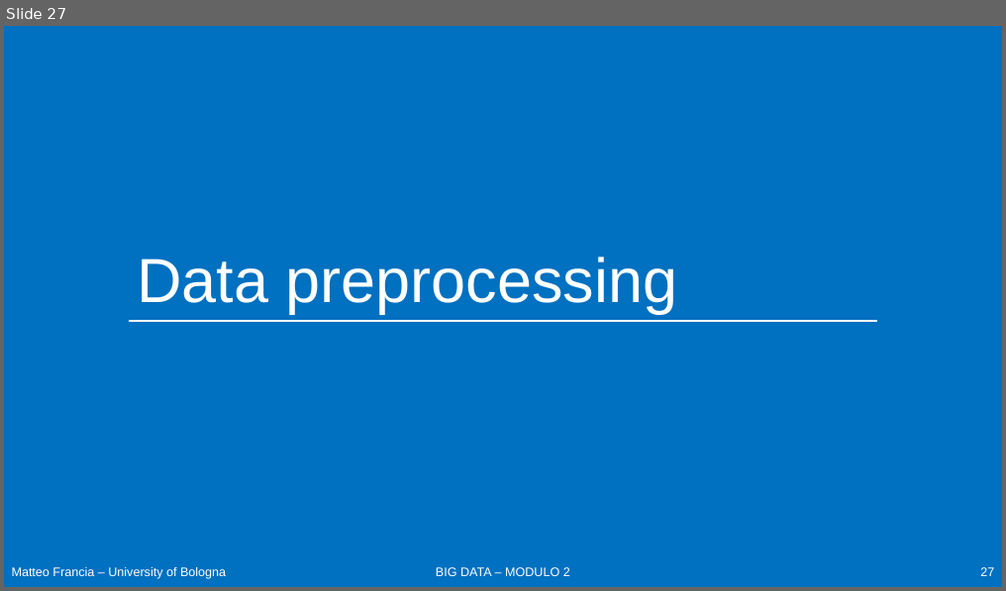
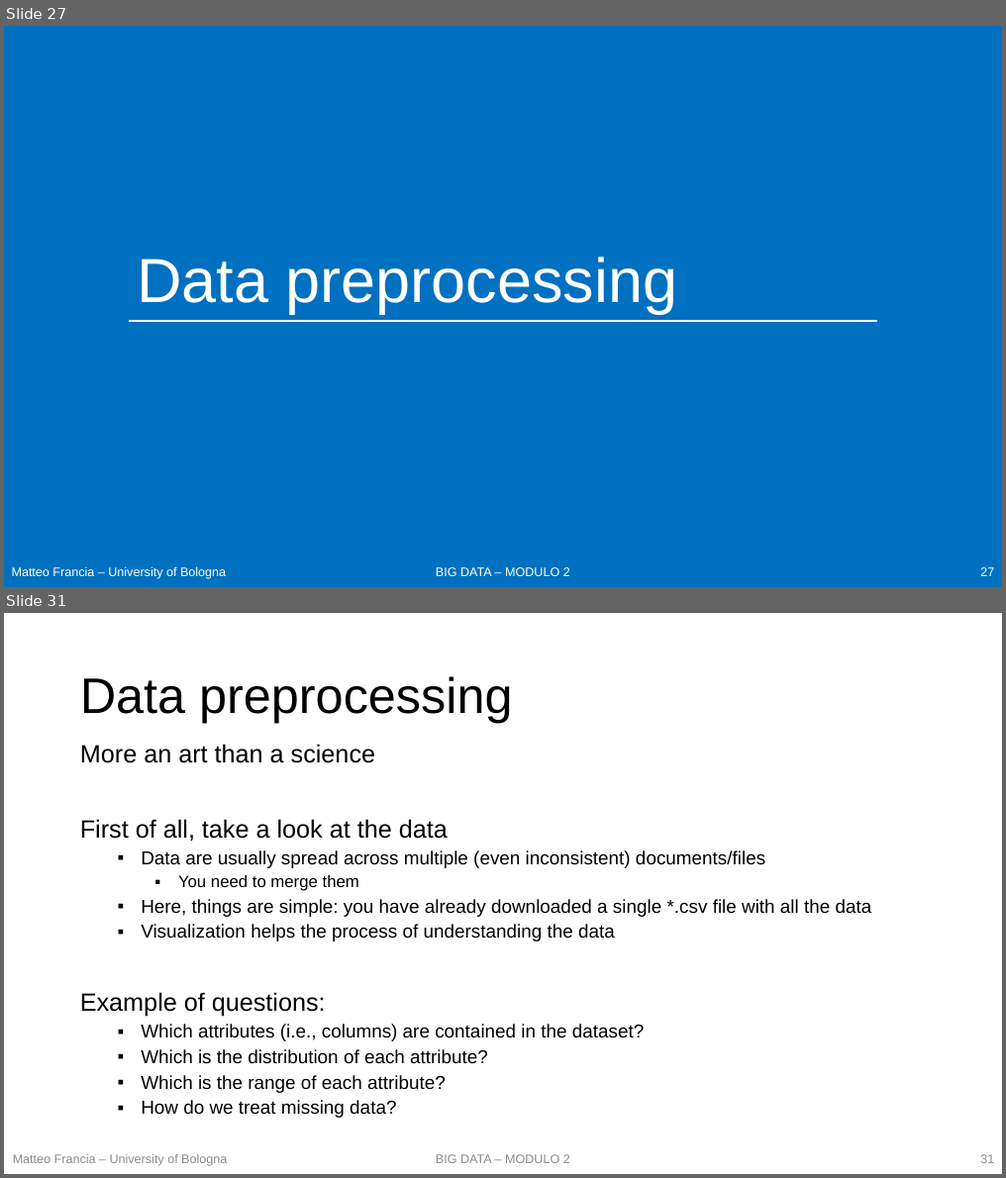
Before and after one commit to w4bo/teaching-handsondatapipelines, a slide deck: 01 - DataPreprocessing/slides.pptx. Shown one above the other, each under a label of ours: slide 27 before the commit, slides 27 and 31 after it; the slides between them are not shown. The pictures are 1006x591 and 1006x1178 pixels, drawn with LibreOffice and Linux fonts; fonts in the diff are those of the drawing. Boxes give left, top, right and bottom in pixels: in the first picture for what was removed or moved away, otherwise in the second. Text is boxed around its words. In the diff, an @@ line names an element or a change of style, - is before the commit and + after.

Commit message:
working on data preprocessing

```diff
--- a/01 - DataPreprocessing/slides.pptx
+++ b/01 - DataPreprocessing/slides.pptx
@@ slide 31 added at (4,613,1002,1174), background #FFFFFF @@
@@ title added at (80,676,512,723), 48 pt, text #000000 @@
+Data preprocessing
@@ text added at (80,744,872,1118), 18 pt, text #000000 @@
+More an art than a science
+First of all, take a look at the data
+  ▪ Data are usually spread across multiple (even inconsistent) documents/files
+    ▪ You need to merge them
+  ▪ Here, things are simple: you have already downloaded a single *.csv file with all the data
+  ▪ Visualization helps the process of understanding the data
+Example of questions:
+  ▪ Which attributes (i.e., columns) are contained in the dataset?
+  ▪ Which is the distribution of each attribute?
+  ▪ Which is the range of each attribute?
+  ▪ How do we treat missing data?
@@ text added at (13,1155,227,1166), 12 pt, text #8C8C8C @@
+Matteo Francia – University of Bologna
@@ text added at (436,1155,570,1163), 12 pt, text #8C8C8C @@
+BIG DATA – MODULO 2
@@ page number added at (980,1155,994,1163), 12 pt, text #8C8C8C @@
+31
```
Also in this commit, not shown: 1 slide changed, 3 other slides added, 2 other files.
